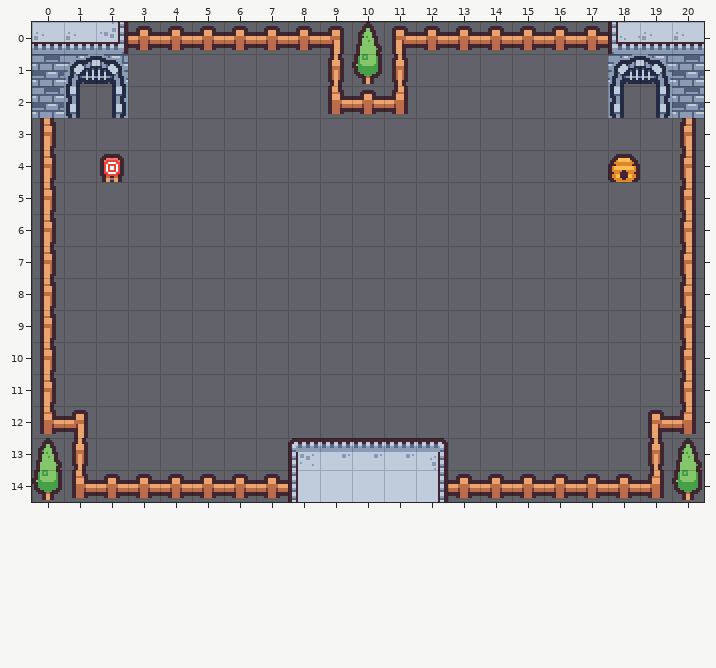
An edit to a level. Tiled map, assets/tilemap.tmx. Above, as it was before the edit.
Cells are 32x32 px. Shown: x 0..20, y 0..14.
The result:
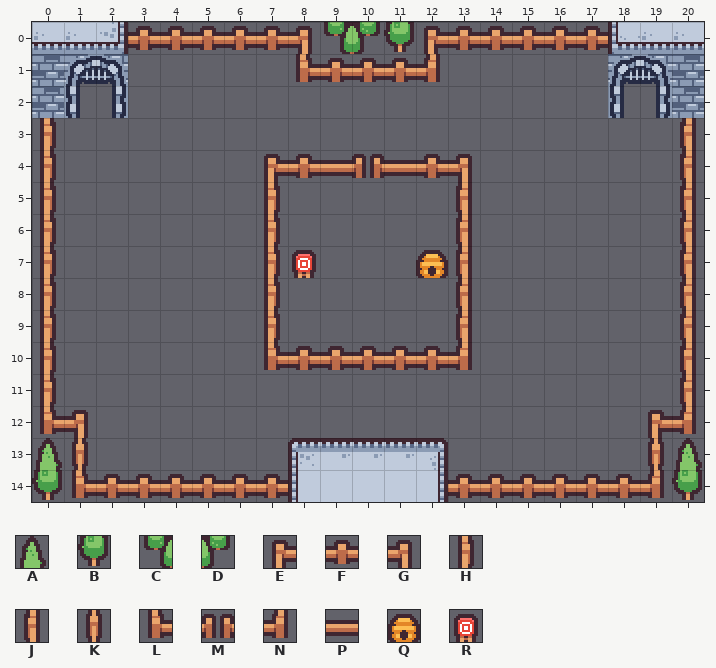
Key: from "tiles": A 4, B 16, C 30, D 32, E 44, F 45, G 46, H 56, J 58, K 59, L 68, M 69, N 70, P 81, Q 94, R 95.
_ is an empty cell.
Author's note on the commit: a smaller arena
From old to new:
Layer "level":
Tile E gives way to tile B in row 0 at x 11.
Tile G gives way to tile C in row 0 at x 9.
Tile A gives way to tile D in row 0 at x 10.
Tile F gives way to tile E in row 0 at x 12.
The edit adds tile E in row 4 at x 7.
Tile B gives way to tile F in row 1 at x 10.
Tile K gives way to tile F in row 1 at x 9 and 11.
The edit adds tile F in row 4 at x 8 and 12; in row 10 at x 8 to 12.
Tile F gives way to tile G in row 0 at x 8.
The edit adds tile G in row 4 at x 13.
The edit adds tile H in rows 5 to 9 at x 7.
The edit adds tile J in rows 5 to 9 at x 13.
The edit adds tile L in row 1 at x 8; in row 10 at x 7.
The edit adds tile M in row 4 at x 10.
The edit adds tile N in row 1 at x 12; in row 10 at x 13.
The edit adds tile P in row 4 at x 9 and 11.
The edit adds tile Q in row 7 at x 12.
The edit adds tile R in row 7 at x 8.
The edit erases tile F in row 2 at x 10.
The edit erases tile L in row 2 at x 9.
The edit erases tile N in row 2 at x 11.
The edit erases tile Q in row 4 at x 18.
The edit erases tile R in row 4 at x 2.
Boxes around the changes in both pictures, in picture pixels (x1, y1, x2, y2):
changed: (296, 22, 440, 114)
removed: (100, 154, 124, 182)
added: (264, 154, 472, 370)
removed: (608, 154, 640, 182)
